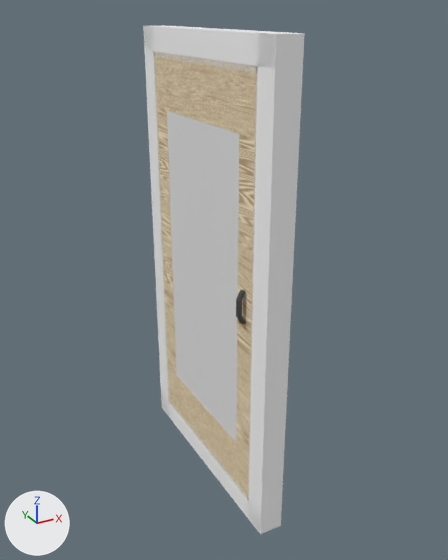
The Blender file Assets/Level/models/blend_files/дверь.blend, before and after one commit.
Both versions are drawn from a 50 mm lens placed at (-3.89, -6.12, 6.11), pointed at (-0.42, 0.19, 2.96). Every picture has the same lights, and +X, +Y and +Z are marked at lower left.

The first picture shows 'Cube', 'Cube.001', 'дверная рама', 'дверь'.
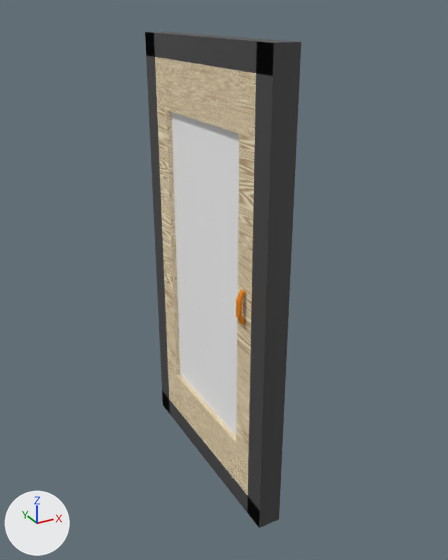
Location of each change, [x1, y1, x2, y2] in pixels of the pictures (448 x 560 px):
'дверь', recoloured: [155, 57, 256, 495] in both
'Cube.001', hidden: before [143, 25, 305, 535]
'дверная рама', recoloured: [145, 32, 301, 528] in both
'Cube', hidden: before [167, 111, 239, 442]

Edits to the bpy script that builds the scene:
```text
Change mat_material_004:
    mat_material_004.base_color: (0.0591, 0.0591, 0.0591) -> (0.882, 0.254, 0.0)  # dark grey #454545 -> orange #f18a00
Add mat_material_005:
    mat_material_005 = principled_material('Material.005')
    mat_material_005.base_color = (0.0591, 0.0591, 0.0591)  # dark grey #454545
Change me_cube_009:
    where me_cube_009.from_pydata(...)  # 32 vertices, 24 faces; spans x -1.0..-0.01, y -5.0..5.0, z 0.0..3.16
    remove me_cube_009.materials.append(mat_material)
    add me_cube_009.materials.append(mat_material_005)  # dark grey #454545
Change ob_cube_001:
    add ob_cube_001.hide_set(True)
Change ob_cube:
    add ob_cube.hide_set(True)
```
